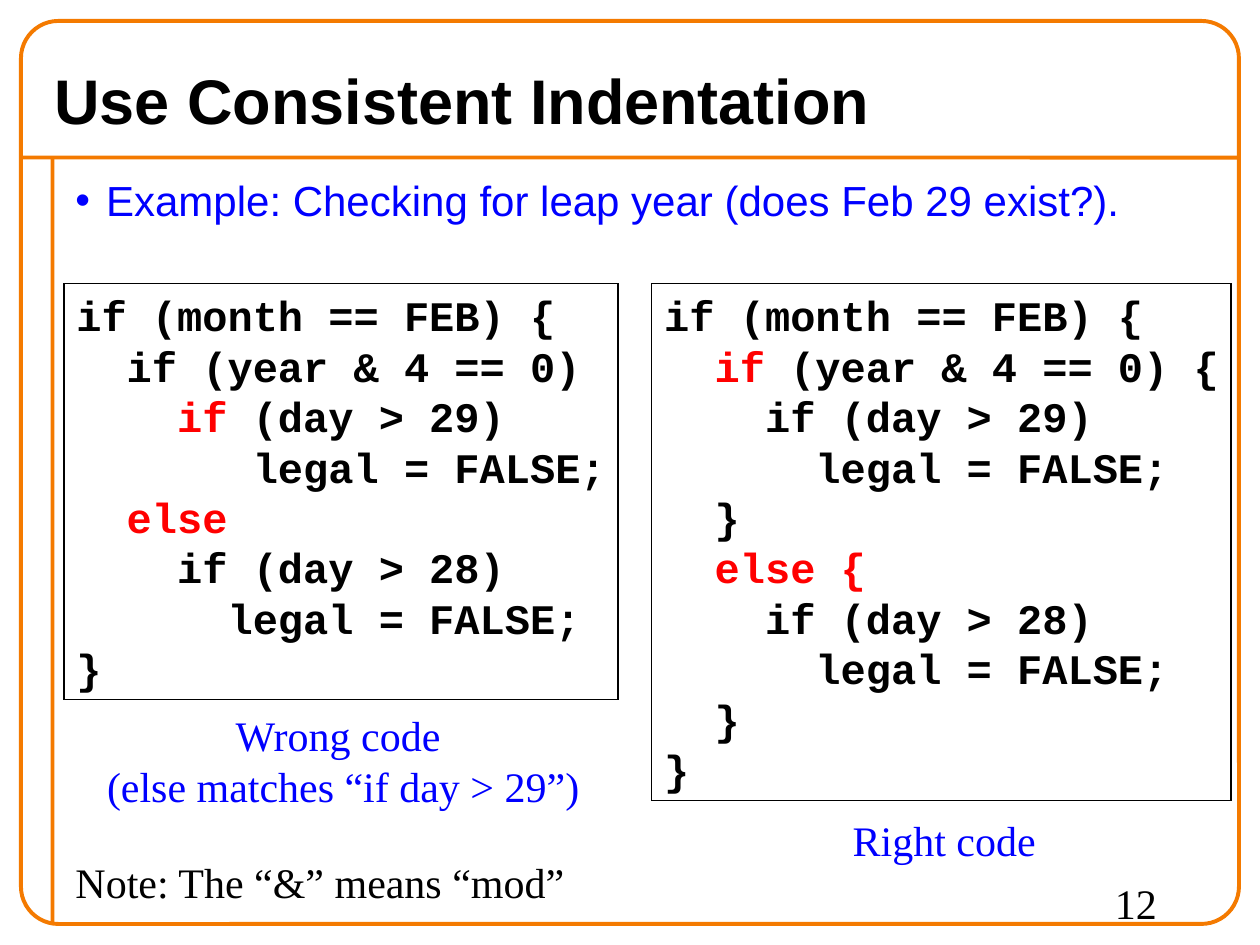
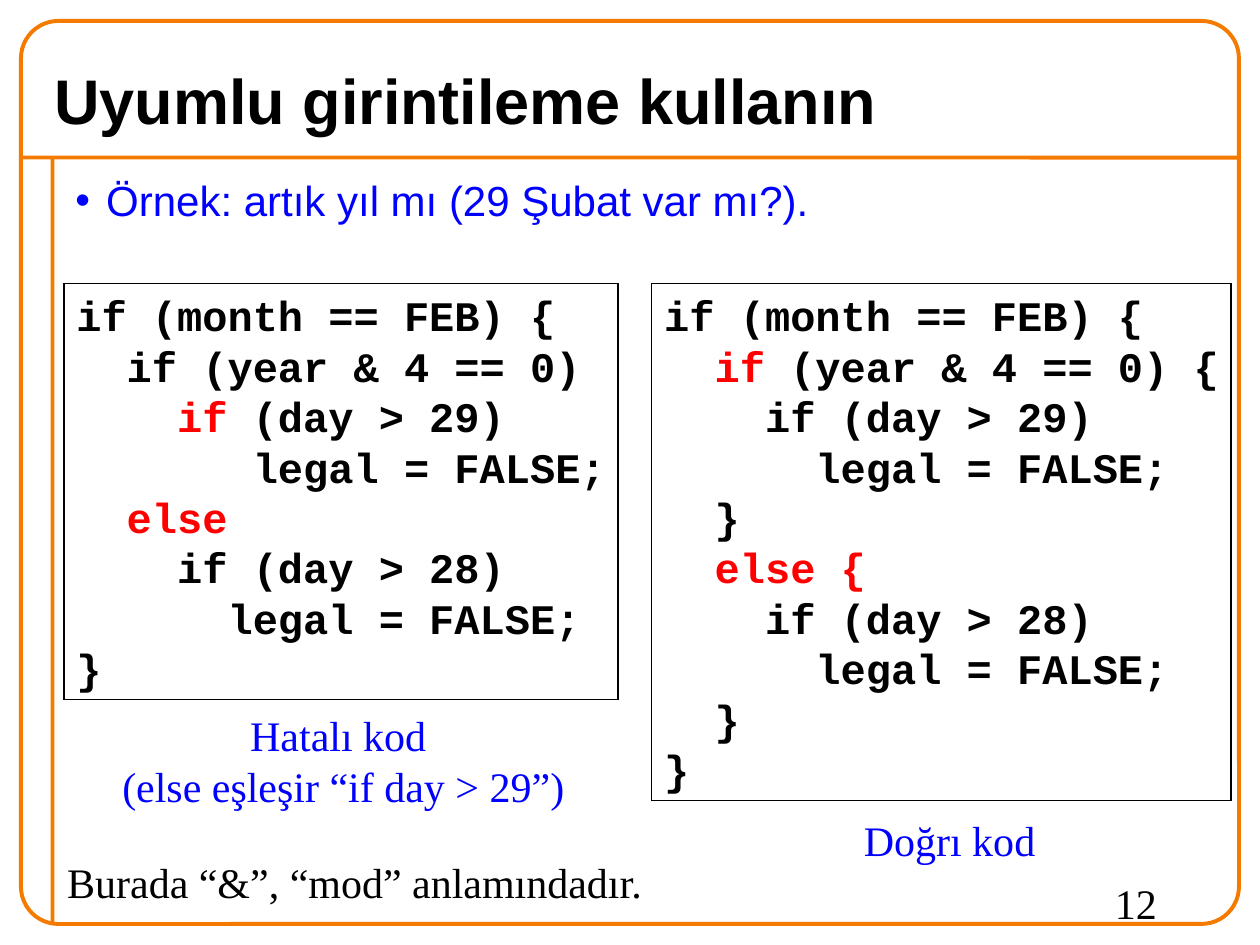
Before and after one commit to 19ceng/ceng201pro, a slide deck: slide 12 of 04mod.odp. Drawn at 1260x945 pixels with LibreOffice and Linux fonts; fonts in the diff are those of the drawing; background and template pictures are left out. Boxes give left, top, right and bottom in pixels: in the first picture for what was removed or moved away, otherwise in the second. Text is boxed around its words. In the diff, an @@ line names an element or a change of style, - is before the commit and + after.

```diff
--- a/04mod.odp
+++ b/04mod.odp
@@ title at (x1=54, y1=78, x2=876, y2=136): text changed @@
-Use Consistent Indentation
+Uyumlu girintileme kullanın
@@ text at (x1=106, y1=182, x2=809, y2=224): text changed @@
-• Example: Checking for leap year (does Feb 29 exist?).
+• Örnek: artık yıl mı (29 Şubat var mı?).
@@ text at (x1=122, y1=722, x2=565, y2=811): text changed @@
-Wrong code
-(else matches “if day > 29”)
+Hatalı kod
+(else eşleşir “if day > 29”)
@@ text at (x1=864, y1=827, x2=1035, y2=865): text changed @@
-Right code
+Doğrı kod
@@ text at (x1=67, y1=869, x2=642, y2=899): text changed @@
-Note: The “&” means “mod”
+Burada “&”, “mod” anlamındadır.
```
Also in this commit, not shown: 22 other slides changed, 13 slides added, 13 slides removed, 4 other files.
